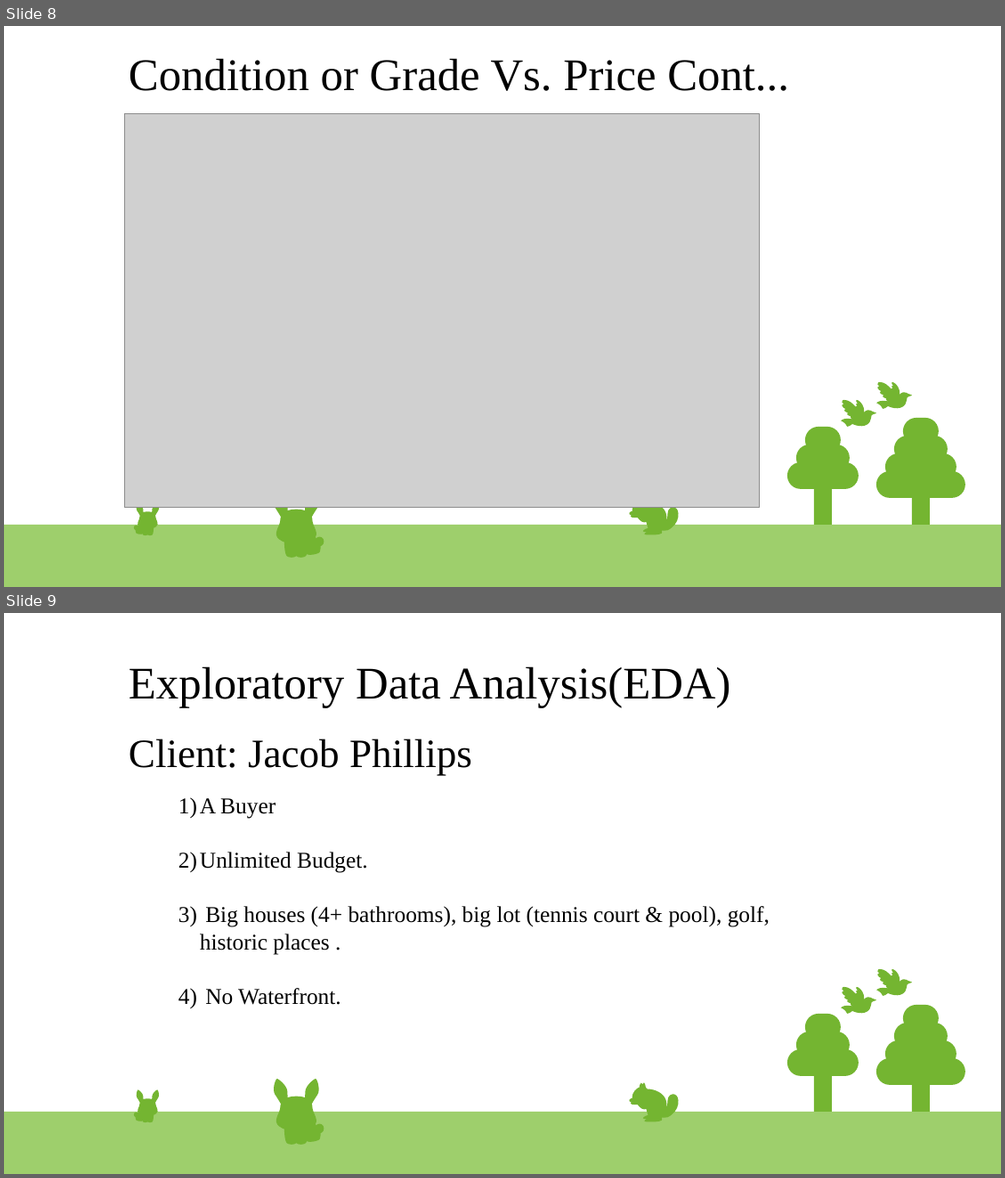
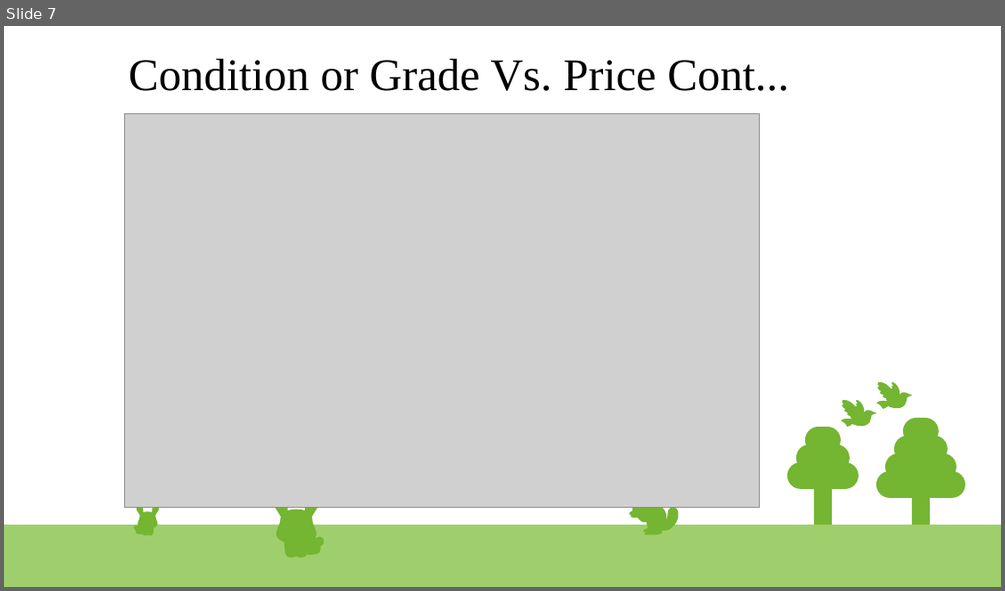
Before and after one commit to mahegupt/eda-project, a slide deck: EDA.odp. Shown one above the other, each under a label of ours: slides 8 and 9 before the commit, slide 7 after it. The pictures are 1005x1178 and 1005x591 pixels, drawn with LibreOffice and Linux fonts; fonts in the diff are those of the drawing; grey boxes stand for pictures. Boxes give left, top, right and bottom in pixels: in the first picture for what was removed or moved away, otherwise in the second. Text is boxed around its words. In the diff, an @@ line names an element or a change of style, - is before the commit and + after.

Commit message:
Updated the readme file, added more code for client side

```diff
--- a/EDA.odp
+++ b/EDA.odp
@@ slide 9 removed at (x1=4, y1=613, x2=1001, y2=1174), background #FFFFFF; not listed: 85 template elements that a slide beside it also shows @@
@@ title removed at (x1=129, y1=666, x2=731, y2=707) @@
-Exploratory Data Analysis(EDA)
@@ subtitle removed at (x1=129, y1=738, x2=769, y2=1005) @@
-Client: Jacob Phillips
-1) A Buyer
-2) Unlimited Budget.
-3) Big houses (4+ bathrooms), big lot (tennis court & pool), golf, historic places .
-4) No Waterfront.
@@ freeform shape removed at (x1=639, y1=1082, x2=644, y2=1087) @@
@@ freeform shape removed at (x1=642, y1=1086, x2=646, y2=1093) @@
@@ what was slide 8 is now slide 7 @@
```
Also in this commit, not shown: 1 slide changed, 7 slides added, 1 other slide removed, 2 other files.
